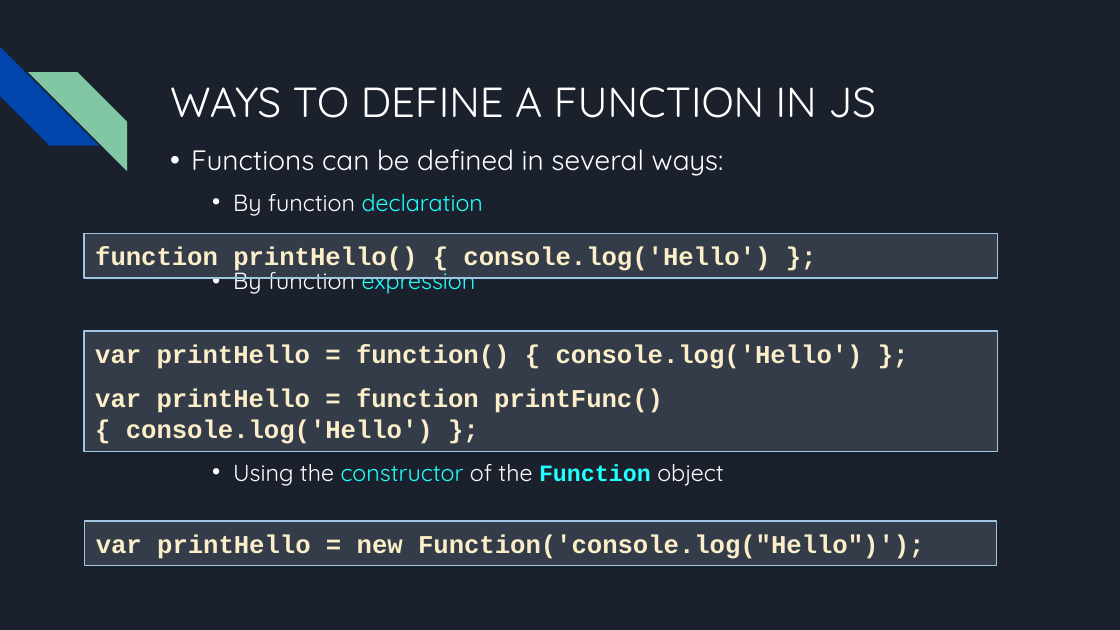
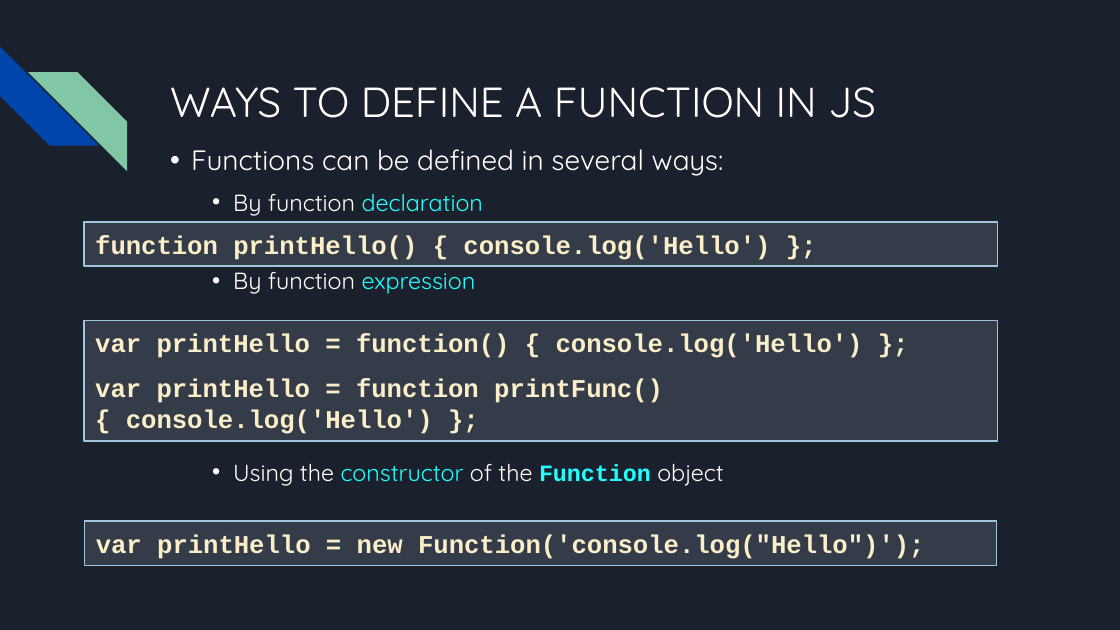
Before and after one commit to bulhard/Client-Side-Scripting-2021, a slide deck: slide 7 of 00 Presentations/05 Javascript functions and objects.pptx. Drawn at 1120x630 pixels with LibreOffice and Linux fonts; fonts in the diff are those of the drawing. Boxes give left, top, right and bottom in pixels: in the first picture for what was removed or moved away, otherwise in the second. Text is boxed around its words. In the diff, an @@ line names an element or a change of style, - is before the commit and + after.

```diff
--- a/00 Presentations/05 Javascript functions and objects.pptx
+++ b/00 Presentations/05 Javascript functions and objects.pptx
@@ rectangle "function printHello() { console.log('Hello') };": place and size @@
-rectangle "function printHello() { console.log('Hello') };" at [84, 233, 997, 278]
+rectangle "function printHello() { console.log('Hello') };" at [84, 222, 997, 267]
@@ rectangle "var printHello = function() { ...": place and size @@
-rectangle "var printHello = function() { ..." at [84, 330, 997, 451]
+rectangle "var printHello = function() { ..." at [84, 320, 997, 441]
```
Also in this commit, not shown: 1 other slide changed, 28 other files.
